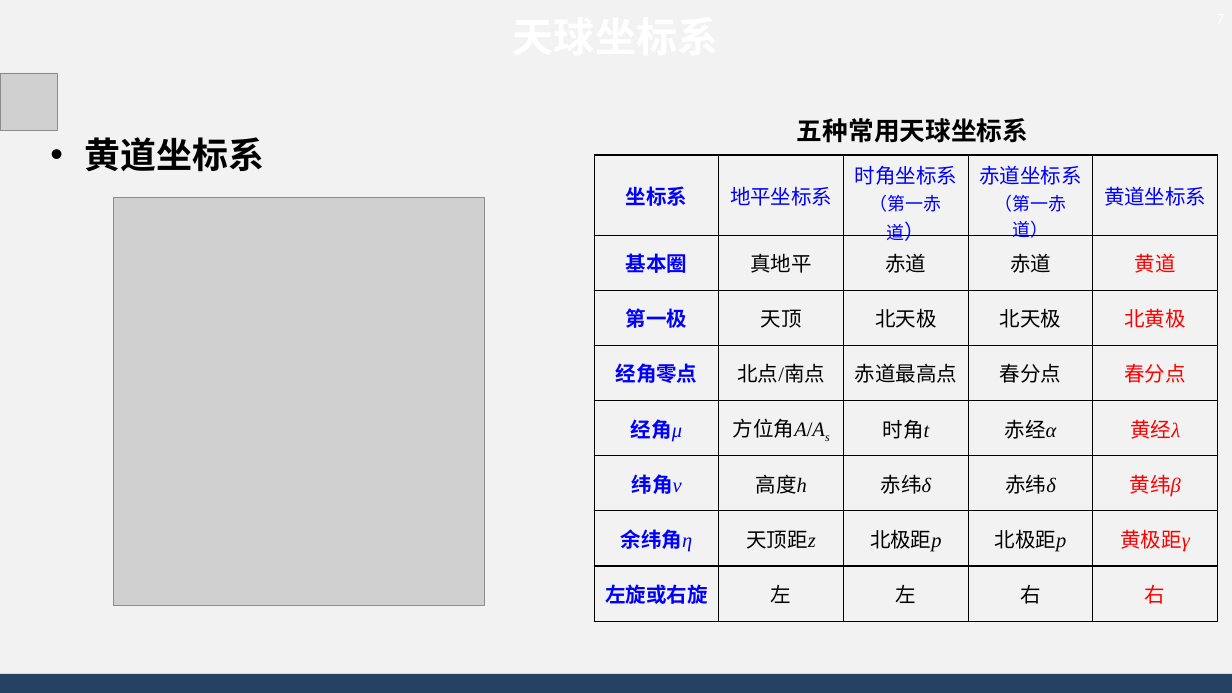
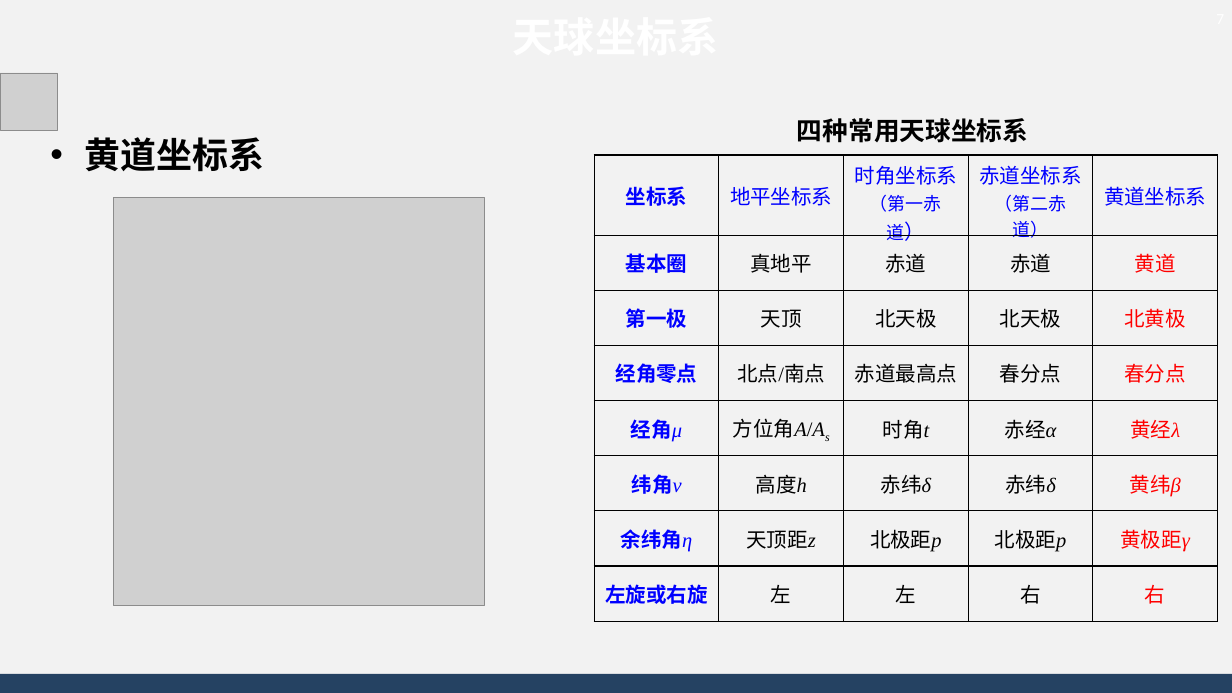
Before and after one commit to AsBackup/DAOSSA, a slide deck: slide 7 of 01 天球概念与时间系统.pptx. Drawn at 1232x693 pixels with LibreOffice and Linux fonts; fonts in the diff are those of the drawing; grey boxes stand for pictures; background and template pictures are left out. Boxes give left, top, right and bottom in pixels: in the first picture for what was removed or moved away, otherwise in the second. Text is boxed around its words. In the diff, an @@ line names an element or a change of style, - is before the commit and + after.

```diff
--- a/01 天球概念与时间系统.pptx
+++ b/01 天球概念与时间系统.pptx
@@ text at (797, 118, 1028, 143): text changed @@
-五种常用天球坐标系
+四种常用天球坐标系
@@ table at (594, 155, 1218, 608) @@
-row 1, column 4: 赤道坐标系 / （第一赤道）
+row 1, column 4: 赤道坐标系 / （第二赤道）
```
Also in this commit, not shown: 7 other slides changed.
